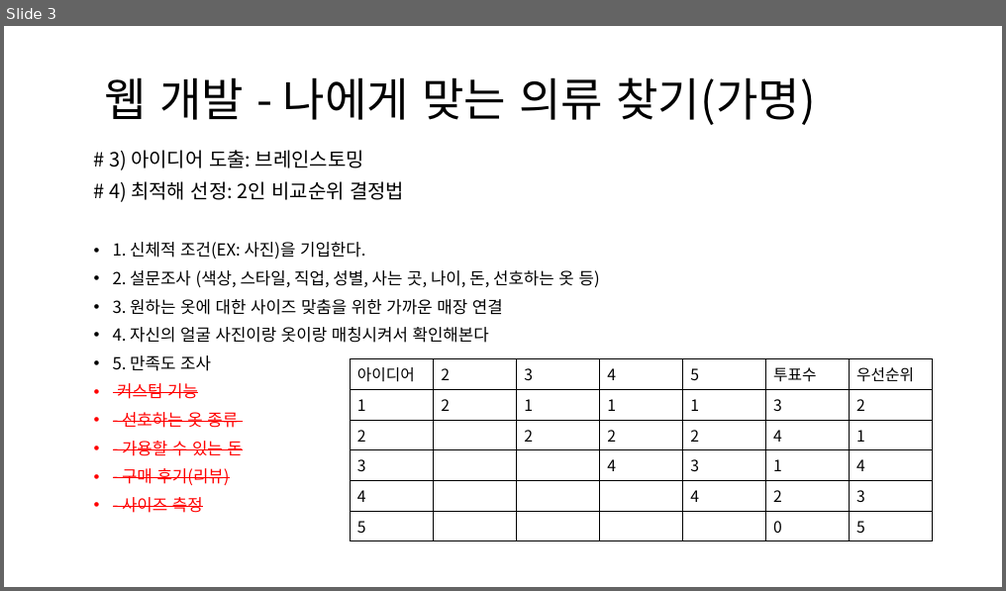
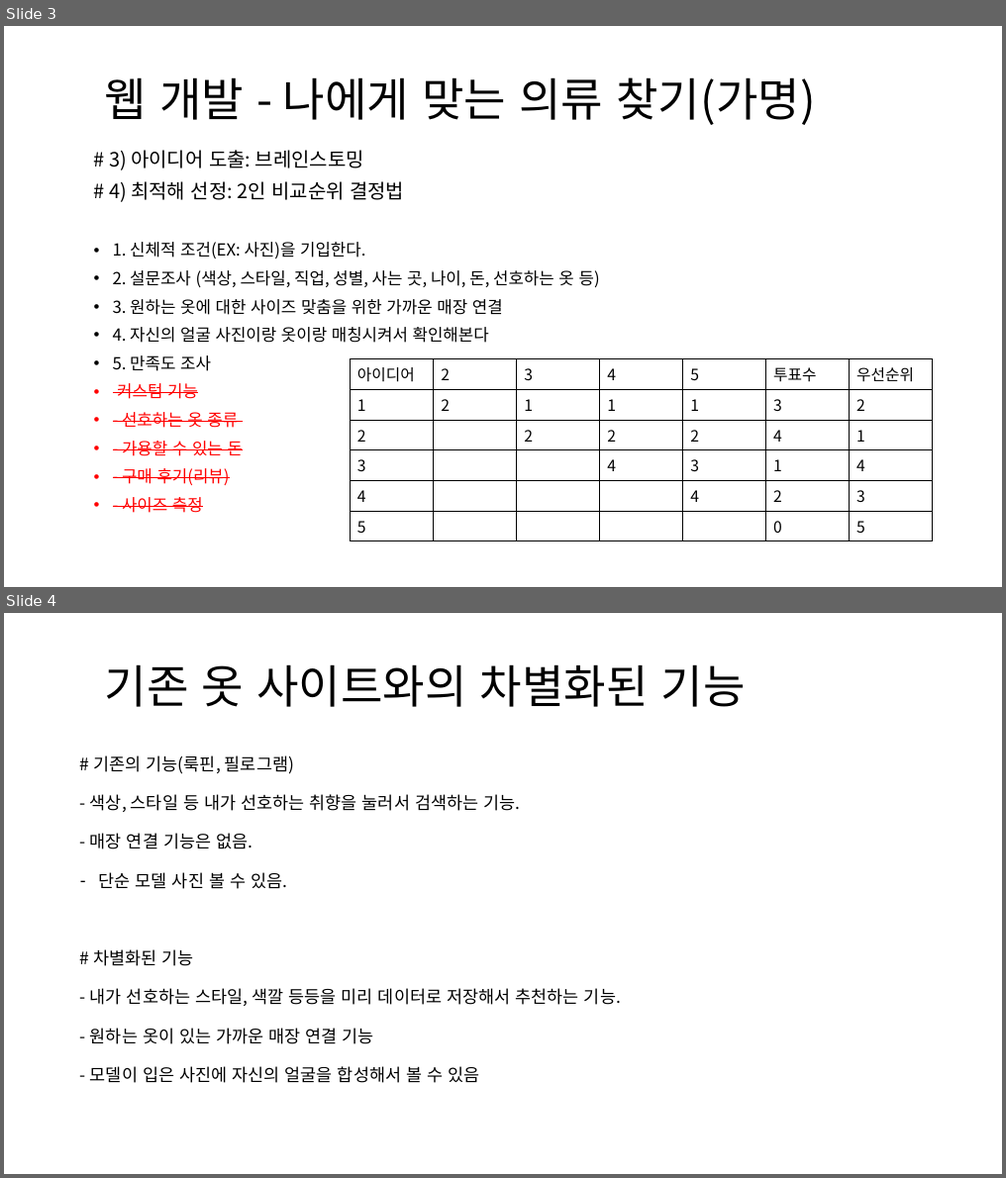
Before and after one commit to kimseukhwang/Engineering-Design, a slide deck: 공학설계입문__웹_아이디어.pptx. Shown one above the other, each under a label of ours: slide 3 before the commit, slides 3 and 4 after it. The pictures are 1006x591 and 1006x1178 pixels, drawn with LibreOffice and Linux fonts; fonts in the diff are those of the drawing. Boxes give left, top, right and bottom in pixels: in the first picture for what was removed or moved away, otherwise in the second. Text is boxed around its words. In the diff, an @@ line names an element or a change of style, - is before the commit and + after.

Commit message:
차별화된 기능 추가

```diff
--- a/공학설계입문__웹_아이디어.pptx
+++ b/공학설계입문__웹_아이디어.pptx
@@ slide 4 added at bbox=[4, 613, 1002, 1174], background #FFFFFF @@
@@ text added at bbox=[105, 664, 746, 707], 44 pt, text #000000 @@
+기존 옷 사이트와의 차별화된 기능
@@ text added at bbox=[90, 756, 621, 1083], 16.6 pt, text #000000 @@
+# 기존의 기능(룩핀, 필로그램)
+- 색상, 스타일 등 내가 선호하는 취향을 눌러서 검색하는 기능.
+- 매장 연결 기능은 없음.
+– 단순 모델 사진 볼 수 있음.
+# 차별화된 기능
+- 내가 선호하는 스타일, 색깔 등등을 미리 데이터로 저장해서 추천하는 기능.
+- 원하는 옷이 있는 가까운 매장 연결 기능
+- 모델이 입은 사진에 자신의 얼굴을 합성해서 볼 수 있음
```
